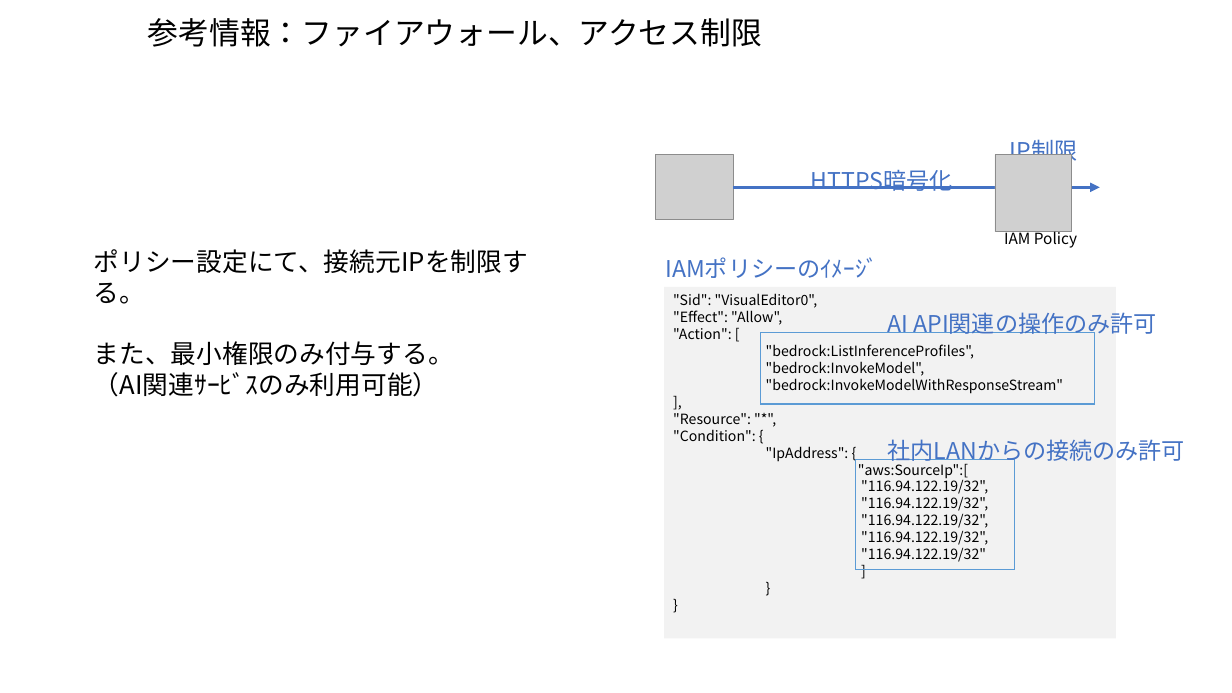
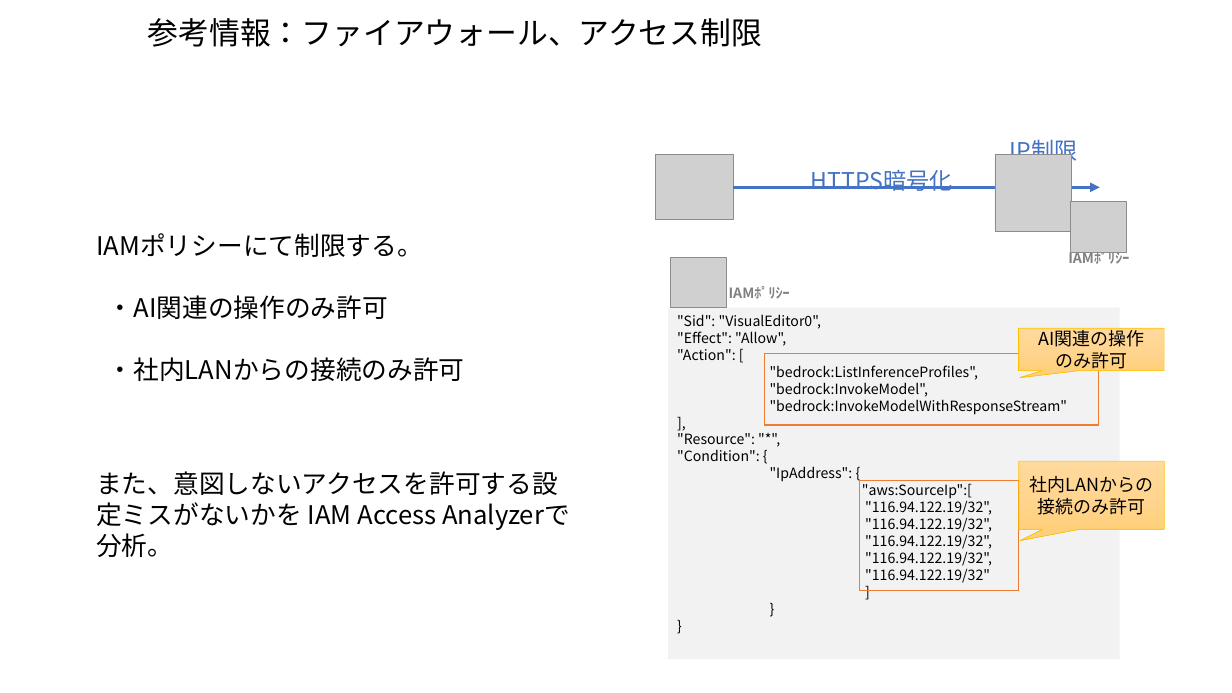
Before and after one commit to kiri0408/tyaga, a slide deck: slide 10 of aws_memo.pptx (slide 9 before the commit). Drawn at 1232x693 pixels with LibreOffice and Linux fonts; fonts in the diff are those of the drawing; grey boxes stand for pictures. Boxes give left, top, right and bottom in pixels: in the first picture for what was removed or moved away, otherwise in the second. Text is boxed around its words. In the diff, an @@ line names an element or a change of style, - is before the commit and + after.

```diff
--- a/aws_memo.pptx
+++ b/aws_memo.pptx
@@ picture added at [1070, 201, 1127, 252] @@
@@ text at [96, 233, 465, 381]: text changed @@
-ポリシー設定にて、接続元IPを制限する。
-また、最小権限のみ付与する。
-（AI関連ｻｰﾋﾞｽのみ利用可能）
+IAMポリシーにて制限する。
+・AI関連の操作のみ許可
+・社内LANからの接続のみ許可
@@ text removed at [1004, 229, 1077, 248] @@
-IAM Policy
@@ text removed at [665, 257, 878, 278] @@
-IAMポリシーのｲﾒｰｼﾞ
@@ picture added at [670, 257, 726, 308] @@
@@ text added at [1068, 249, 1129, 264], 11 pt, text #808080, bold @@
+IAMﾎﾟﾘｼｰ
@@ text added at [729, 286, 790, 299], 11 pt, text #808080, bold @@
+IAMﾎﾟﾘｼｰ
@@ text removed at [887, 312, 1156, 338] @@
-AI API関連の操作のみ許可
@@ speech box added at [1019, 328, 1165, 371], fill gradient #FFDB9E to #FFD590 to #FFD07C, outline #FFC000 0.5 pt, 14 pt, text #000000 @@
+AI関連の操作
+のみ許可
@@ rectangle at [764, 353, 1099, 425]: outline #5B9BD5 1 pt to #ED7D31 1 pt @@
@@ text added at [96, 471, 558, 557], 20 pt, text #000000 @@
+また、意図しないアクセスを許可する設定ミスがないかを IAM Access Analyzerで分析。
@@ speech box "社内LANからの接続のみ許可": place and size @@
-speech box "社内LANからの接続のみ許可" at [887, 439, 1184, 465]
+speech box "社内LANからの接続のみ許可" at [1019, 461, 1165, 530]
@@ speech box "社内LANからの接続のみ許可" at [1019, 461, 1165, 530]: size 18 to 14 pt, text colour #4472C4 to #000000; alignment left to centre; vertical alignment top to middle; fill none to gradient #FFDB9E to #FFD590 to #FFD07C; outline none to #FFC000 0.5 pt @@
@@ 3 rectangles: place and size @@
-3 rectangles at [665, 287, 1116, 638]
+3 rectangles at [668, 308, 1120, 659]
@@ rectangle at [860, 481, 1019, 591]: outline #5B9BD5 1 pt to #ED7D31 1 pt @@
```
Also in this commit, not shown: 4 other slides changed, 3 slides added, 1 slide removed.
